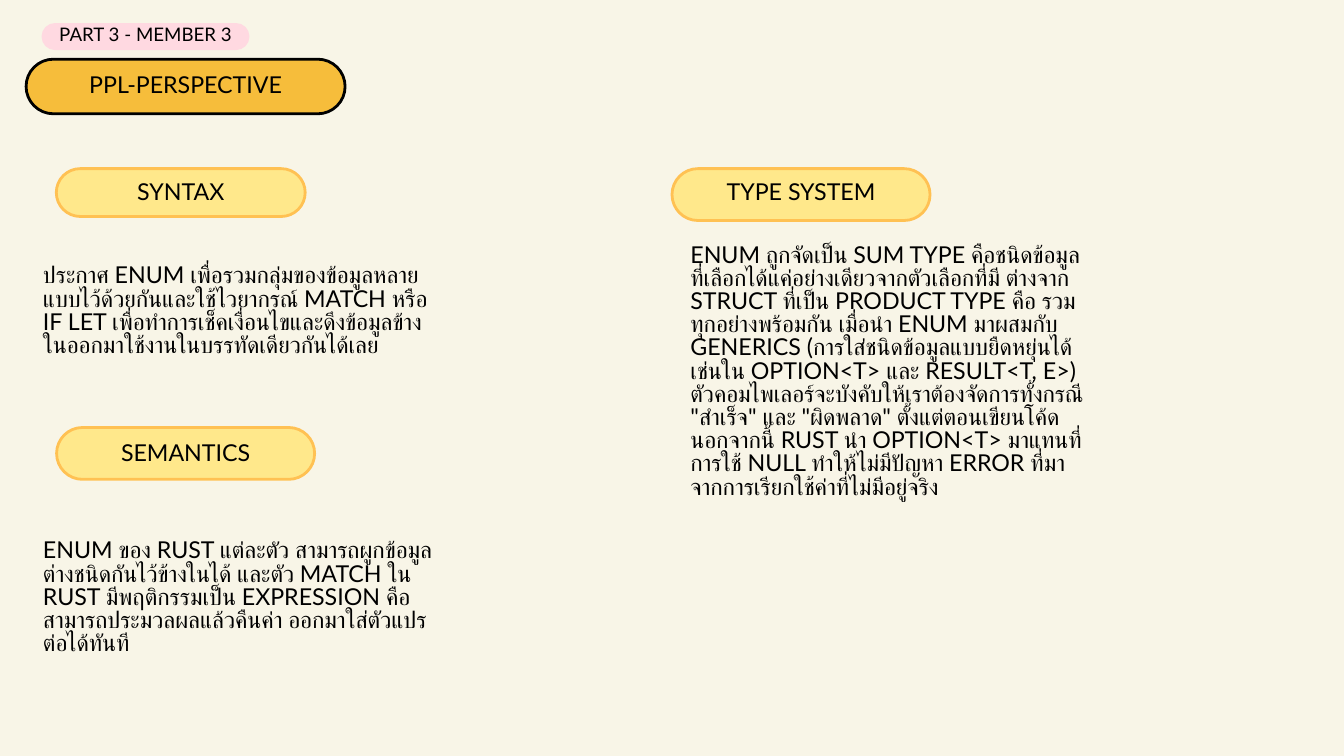
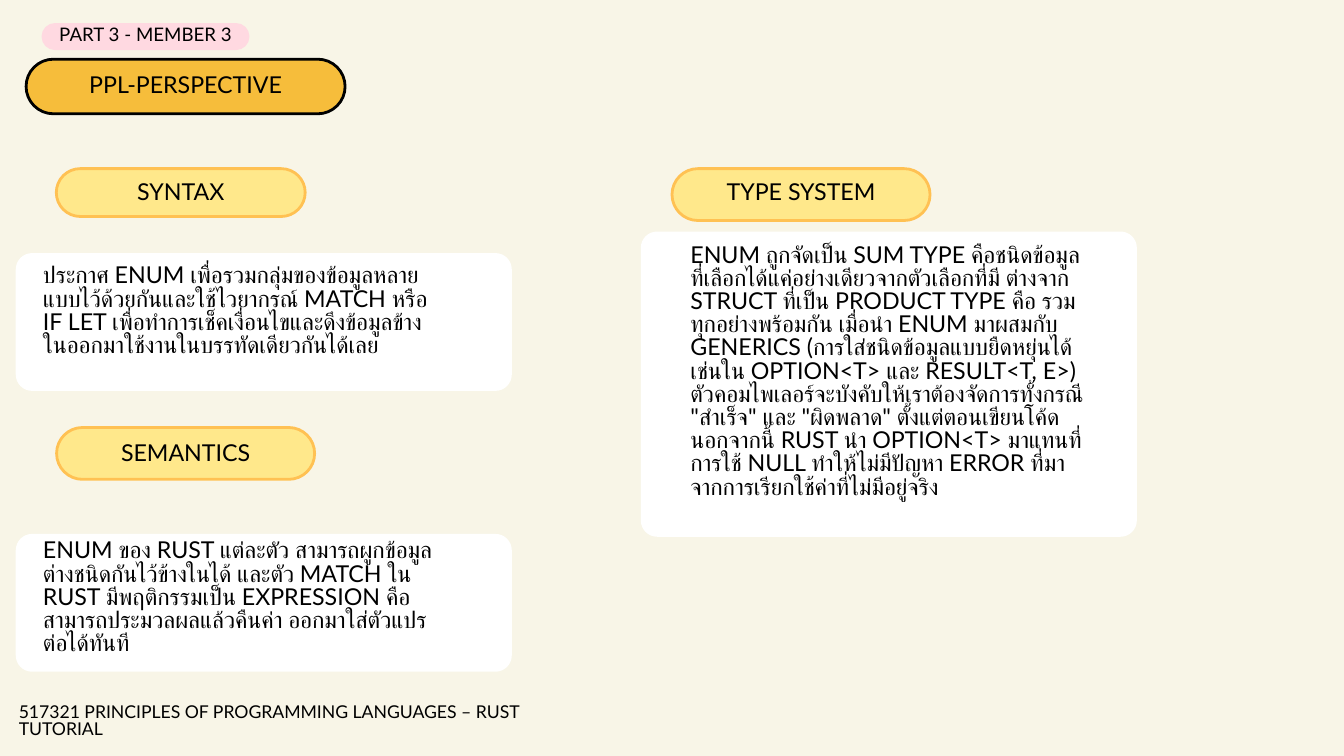
Before and after one commit to 670710143/rust-tutorial-2569, a slide deck: slide 43 of 09-enums-pattern-matching/Presentation/กลุ่มที่ 9 - Enums & Pattern Matching.pptx (slide 40 before the commit). Drawn at 1344x756 pixels with LibreOffice and Linux fonts; fonts in the diff are those of the drawing. Boxes give left, top, right and bottom in pixels: in the first picture for what was removed or moved away, otherwise in the second. Text is boxed around its words. In the diff, an @@ line names an element or a change of style, - is before the commit and + after.

```diff
--- a/09-enums-pattern-matching/Presentation/กลุ่มที่ 9 - Enums & Pattern Matching.pptx
+++ b/09-enums-pattern-matching/Presentation/กลุ่มที่ 9 - Enums & Pattern Matching.pptx
@@ freeform shape added at (641, 232, 1137, 537), fill #FFFFFF @@
@@ freeform shape added at (15, 253, 511, 391), fill #FFFFFF @@
@@ freeform shape added at (15, 534, 511, 672), fill #FFFFFF @@
@@ text added at (19, 705, 520, 735), 18.9 pt, text #000000 @@
+517321 PRINCIPLES OF PROGRAMMING LANGUAGES – RUST TUTORIAL
```
Also in this commit, not shown: 18 other slides changed, 4 slides added, 5 slides removed.
